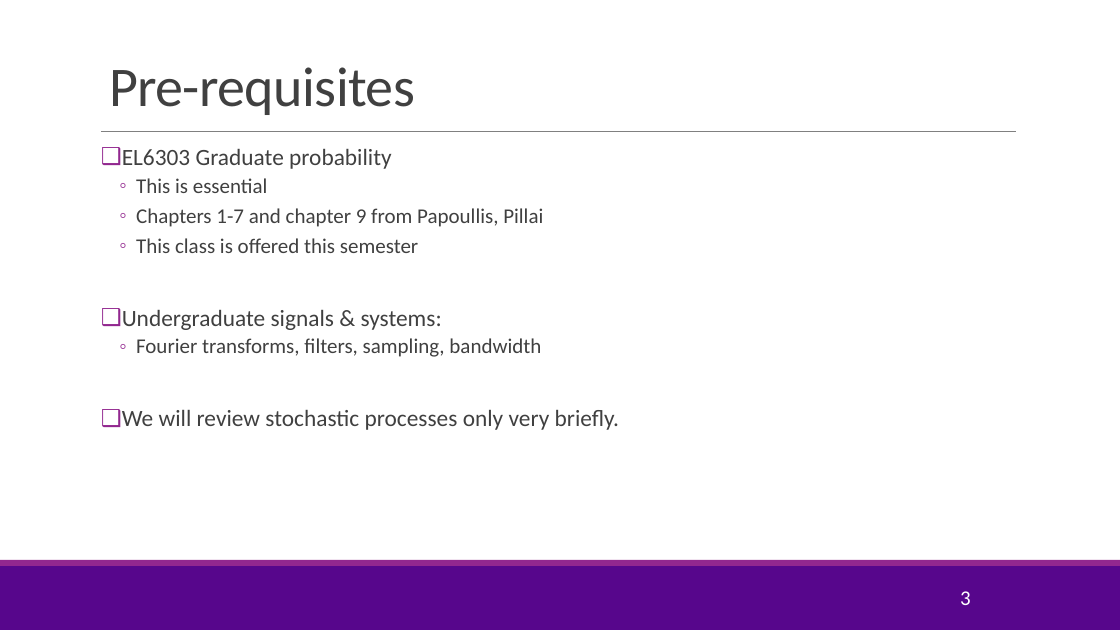
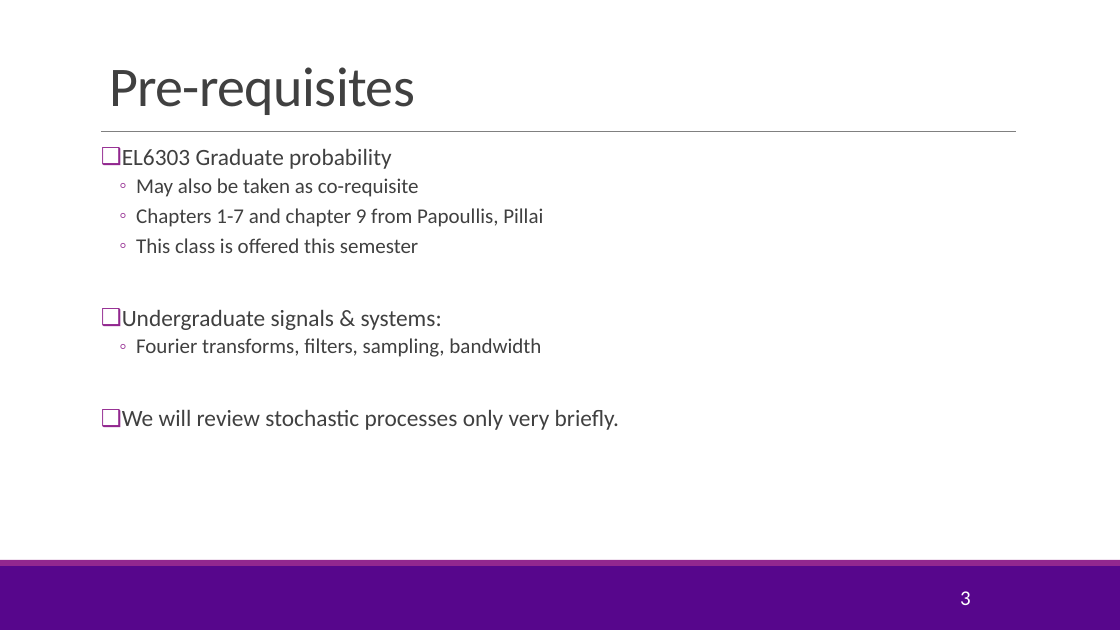
Before and after one commit to sdrangan/digitalcomm, a slide deck: slide 3 of Lectures/CourseAdmin.pptx. Drawn at 1120x630 pixels with LibreOffice and Linux fonts; fonts in the diff are those of the drawing; background and template pictures are left out. Boxes give left, top, right and bottom in pixels: in the first picture for what was removed or moved away, otherwise in the second. Text is boxed around its words. In the diff, an @@ line names an element or a change of style, - is before the commit and + after.

```diff
--- a/Lectures/CourseAdmin.pptx
+++ b/Lectures/CourseAdmin.pptx
@@ text at bbox=[136, 178, 419, 197]: text changed @@
-  ◦ This is essential
+  ◦ May also be taken as co-requisite
```
Also in this commit, not shown: 8 other slides changed, 3 slides added, 1 slide removed, 4 other files.
